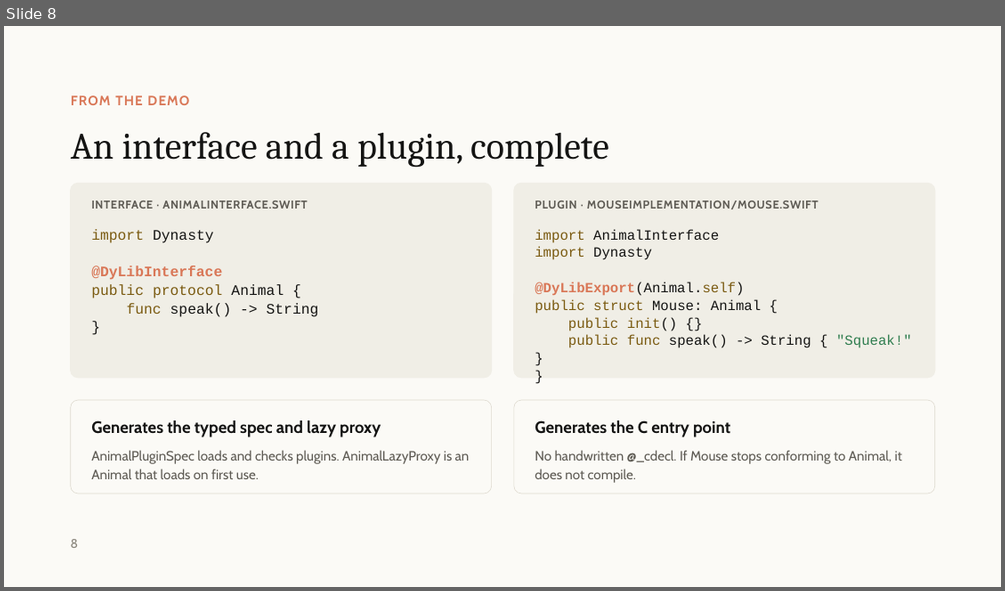
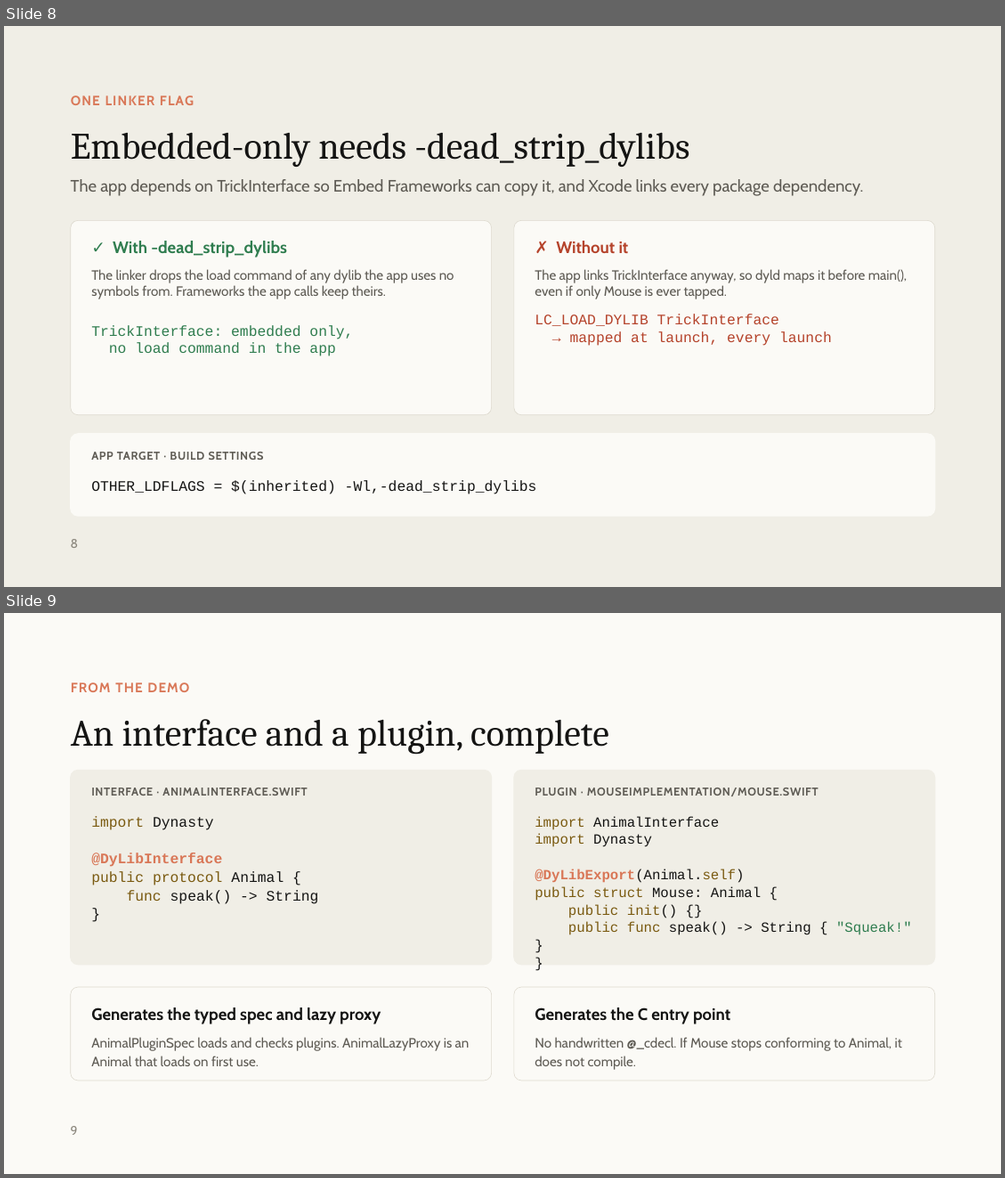
Before and after one commit to winstondu/Dynasty, a slide deck: presentation/Dynasty.pptx. Shown one above the other, each under a label of ours: slide 8 before the commit, slides 8 and 9 after it. The pictures are 1005x591 and 1005x1178 pixels, drawn with LibreOffice and Linux fonts; fonts in the diff are those of the drawing. Boxes give left, top, right and bottom in pixels: in the first picture for what was removed or moved away, otherwise in the second. Text is boxed around its words. In the diff, an @@ line names an element or a change of style, - is before the commit and + after.

Commit message:
Show TrickInterface as embedded only and add the -dead_strip_dylibs slide

```diff
--- a/presentation/Dynasty.pptx
+++ b/presentation/Dynasty.pptx
@@ slide 8 added at (4, 26, 1001, 587), background #F0EEE6 @@
@@ text added at (71, 95, 194, 105), 13 pt, text #D97757, bold @@
+ONE LINKER FLAG
@@ title added at (71, 133, 689, 167), 36 pt, text #141413 @@
+Embedded-only needs -dead_strip_dylibs
@@ text added at (71, 179, 863, 196), 16 pt, text #5E5B54 @@
+The app depends on TrickInterface so Embed Frameworks can copy it, and Xcode links every package dependency.
@@ rounded rectangle added at (71, 220, 492, 415), fill #FBFAF6, outline #DDD9CE 0.5 pt @@
@@ rounded rectangle added at (514, 220, 935, 415), fill #FBFAF6, outline #DDD9CE 0.5 pt @@
@@ text added at (113, 240, 287, 257), 16 pt, text #2F7D4F, bold @@
+✓ With -dead_strip_dylibs
@@ text added at (556, 240, 629, 253), 16 pt, text #B5432B, bold @@
+✗ Without it
@@ text added at (91, 269, 454, 299), 13 pt, text #5E5B54 @@
+The linker drops the load command of any dylib the app uses no symbols from. Frameworks the app calls keep theirs.
@@ text added at (534, 269, 906, 299), 13 pt, text #5E5B54 @@
+The app links TrickInterface anyway, so dyld maps it before main(), even if only Mouse is ever tapped.
@@ text added at (534, 313, 832, 346), 14 pt, text #B5432B @@
+LC_LOAD_DYLIB TrickInterface
+→ mapped at launch, every launch
@@ text added at (91, 325, 353, 356), 14 pt, text #2F7D4F @@
+TrickInterface: embedded only,
+no load command in the app
@@ rounded rectangle added at (71, 434, 935, 516), fill #FBFAF6, outline #FBFAF6 1 pt @@
@@ text added at (91, 451, 264, 459), 11 pt, text #5E5B54, bold @@
+APP TARGET · BUILD SETTINGS
@@ text added at (91, 480, 537, 494), 14 pt, text #141413 @@
+OTHER_LDFLAGS = $(inherited) -Wl,-dead_strip_dylibs
@@ page number added at (71, 539, 79, 548), 12 pt, text #8A867C @@
+8
@@ what was slide 8 is now slide 9 @@
@@ page number at (71, 1126, 78, 1135): text changed @@
-8
+9
```
Also in this commit, not shown: 5 slides changed, 1 other slide added, 2 other files.
